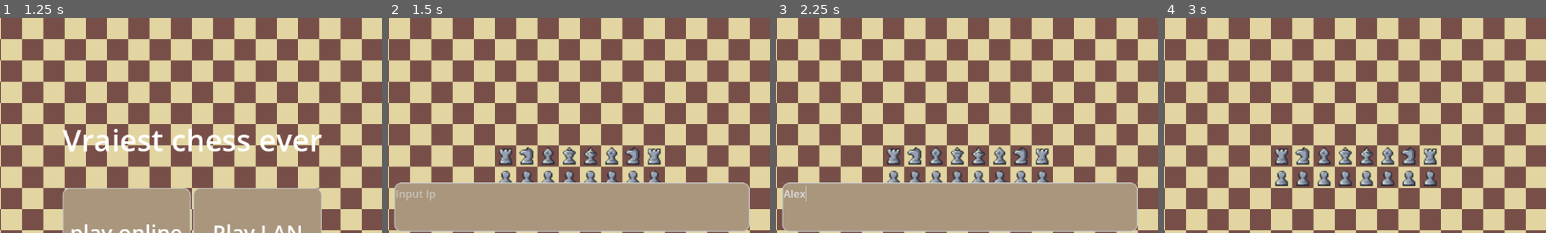
Above: before the commit, frames 1-4 (left to right).
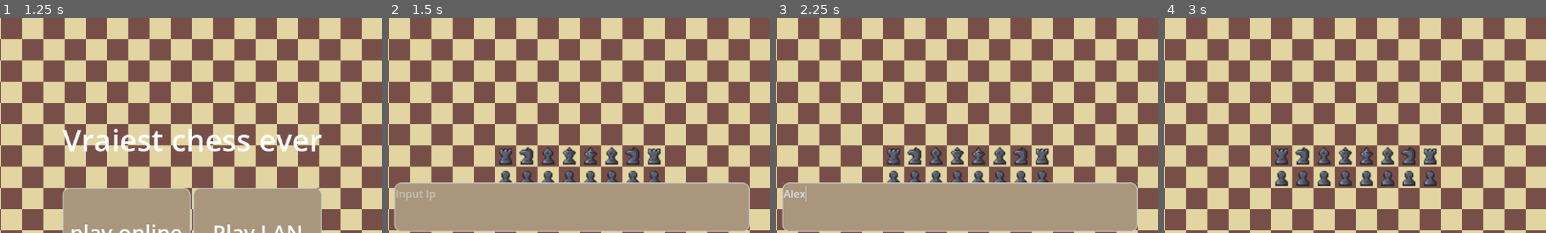
Above: after the commit, the same moments.

Repository: sentinelle28/Chess_P2P
Game: Godot game, scene res://scene/main/main_menu.tscn
The game is run twice, just before and just after one commit, with the same random seed, the same clock (stepped at 60 frames per second) and the same inputs.
Inputs (mouse positions are % of the whole screen's width and height, from its top left):
- Up to frame 1 (1.25 s): tap Enter at 0.5 s; move the mouse to (72, 45) at 0.52 s; click (72, 45) at 0.6 s
- Up to frame 2 (1.5 s): click "play online" at 1.25 s
- Up to frame 3 (2.25 s): click (49, 44) at 2.02 s; type "Alex" at 2.1 s
- Up to frame 4 (3 s): click "Host" at 2.75 s
The pictures show only the part of the screen within x 25-75%, y 0-50%; the shares and areas given below are measured in that part.

Frame 1 is identical in both runs. In frame 2, 1.8% of the frame differs, in the area x 29-72%, y 60-77%; in frame 3, 1.8%; in frame 4, 2.1%, in the area x 29-72%, y 60-78%.
Error after the commit: Parse Error: Preload file "res://asset/godot_assset/theme/card_theme/CommonCard.tres" does not exist. (res://autoload/ref/ThemeRef.gd:5)

Commit message:
Added global for theme ref

Diff:
--- /dev/null
+++ b/autoload/ref/ThemeRef.gd
@@ -0,0 +1,18 @@
+extends Node
+
+
+var array_of_theme:Array[StyleBoxFlat] = [
+	preload("res://asset/godot_assset/theme/card_theme/CommonCard.tres"),
+	preload("res://asset/godot_assset/theme/card_theme/Uncommon.tres"),
+	preload("res://asset/godot_assset/theme/card_theme/Rare.tres"),
+	preload("res://asset/godot_assset/theme/card_theme/Epic.tres"),
+	preload("res://asset/godot_assset/theme/card_theme/Legendary.tres")
+]
+
+#shader reference
+var pre_shader:Shader = preload("res://asset/godot_assset/shader/SelectedShader.gdshader")
+var could_be_selected_shader:Shader = preload("res://asset/godot_assset/shader/CouldBeSelected.gdshader")
+
+#image ref
+var black_piece_ref:CompressedTexture2D = preload("res://asset/visual/pixel chess_v1.2/16x16 pieces/BlackPieces.png")
+var white_piece_ref:CompressedTexture2D = preload("res://asset/visual/pixel chess_v1.2/16x16 pieces/WhitePieces.png")
--- a/autoload/ref/flywheight_mouv/MouvRef.gd
+++ b/autoload/ref/flywheight_mouv/MouvRef.gd
@@ -7,13 +7,7 @@
 	load("res://instance/mouvement_lib/Rook.tres")
 ]
 
-#shader reference
-var pre_shader:Shader = preload("res://asset/godot_assset/shader/SelectedShader.gdshader")
-var could_be_selected_shader:Shader = preload("res://asset/godot_assset/shader/CouldBeSelected.gdshader")
 
-#image ref
-var black_piece_ref:CompressedTexture2D = preload("res://asset/visual/pixel chess_v1.2/16x16 pieces/BlackPieces.png")
-var white_piece_ref:CompressedTexture2D = preload("res://asset/visual/pixel chess_v1.2/16x16 pieces/WhitePieces.png")
 
 func get_mouv(index:int)->MouvementOption:
 	return array_of_mouv[index]
--- a/component/card_related/card/CardStrategyPattern.gd
+++ b/component/card_related/card/CardStrategyPattern.gd
@@ -2,6 +2,10 @@
 class_name CardStrategyPattern
 
 var index:int = 0
+
+func get_rarity()->int:
+	return 1 #1 to 5
+
 
 func get_card_name()->String:
 	return "Template"
--- a/component/card_related/card_manager/CardHolder.gd
+++ b/component/card_related/card_manager/CardHolder.gd
@@ -19,7 +19,7 @@
 	material = ShaderMaterial.new()
 
 func _mouse_on()->void:
-	material.shader = MouvRef.pre_shader
+	material.shader = ThemeRef.pre_shader
 
 func _mouse_off()->void:
 	material.shader = null
--- a/component/card_related/card_manager/CardManager.gd
+++ b/component/card_related/card_manager/CardManager.gd
@@ -25,15 +25,20 @@
 	progress_bar.show()
 	for i:int in range(3):
 		if len(current_card) >= i+1:
-			get_child(i).show()
+			_show_card_rarity(i)
 			_update_display(i)
 			_show_use_button(i)
 		else:
 			get_child(i).hide()
 	progress_bar.value = current_energy
 
+func _show_card_rarity(index:int)->void:
+	var card_holder:CardHolder = get_child(index)
+	card_holder.show()
+
+
+
 func _show_use_button(index:int)->void:
-
 	if current_card[index].get_cost() <= current_energy:
 		var child:CardHolder = get_child(index)
 		var button:Button = child.get_node("VBoxContainer/Action_Bar/Use")
@@ -57,7 +62,7 @@
 	SoundManager._play_sfx("Click")
 	current_queued_card = current_card[index]
 	if current_queued_card is AddMovementCard:
-		get_tree().current_scene.piece_manager._add_shader_to_piece(MouvRef.could_be_selected_shader)
+		get_tree().current_scene.piece_manager._add_shader_to_piece(ThemeRef.could_be_selected_shader)
 
 	emit_signal("CardQeued")
 
--- a/component/related_to_piece/piece_related/piece/Piece.gd
+++ b/component/related_to_piece/piece_related/piece/Piece.gd
@@ -16,9 +16,9 @@
 
 func _change_texture()->void:
 	if is_black:
-		sprite.texture = MouvRef.black_piece_ref
+		sprite.texture = ThemeRef.black_piece_ref
 	else:
-		sprite.texture = MouvRef.white_piece_ref
+		sprite.texture = ThemeRef.white_piece_ref
 
 
 func get_possible_mouvement()->Array[Vector2i]:
--- a/instance/player_instance/mouse.gd
+++ b/instance/player_instance/mouse.gd
@@ -64,7 +64,7 @@
 			last_selected_piece.is_selected = true
 			last_selected_piece.z_index = 2
 			last_selected_piece.queue_redraw()
-			last_selected_piece._add_shader(MouvRef.pre_shader)
+			last_selected_piece._add_shader(ThemeRef.pre_shader)
 
 func _on_area_exited(area: Area2D) -> void:
 	if area is Piece and (not is_lock_on_piece) and (not is_queued_for_card):
--- a/project.godot
+++ b/project.godot
@@ -28,6 +28,7 @@
 GameSettings="*res://autoload/Setting/Settings.gd"
 SummonCardLib="*res://autoload/ref/Card_lib/SummonCardLib.gd"
 SoundManager="*res://autoload/stocker/SoundManager.tscn"
+ThemeRef="*res://autoload/ref/ThemeRef.gd"
 
 [display]
 
Not shown, added: autoload/ref/ThemeRef.gd.uid
